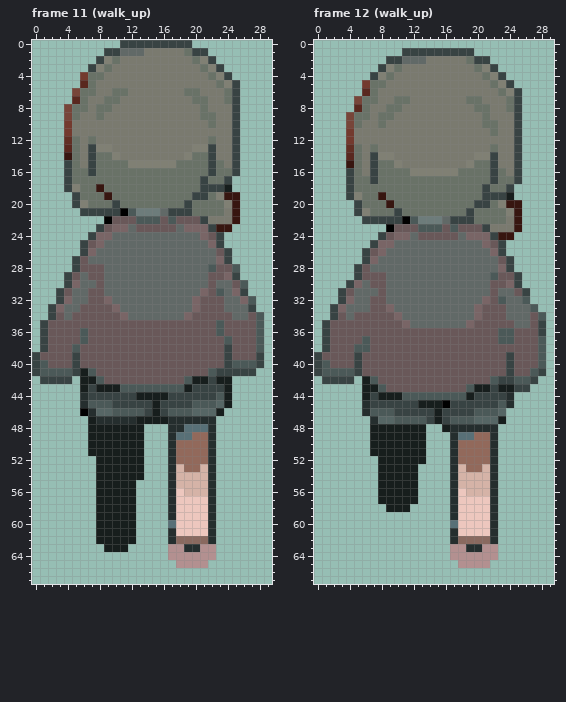
File history of a pixel-art file, Sprites/Player/player.aseprite. Above: the version before the commit.
30x68 pixels, 12 frames. Colours within 5 levels of each other are drawn and written as one. Shown: frame 11 (walk_up), frame 12 (walk_up). The commit also changed other frames, which this record leaves out.
And afterwards:
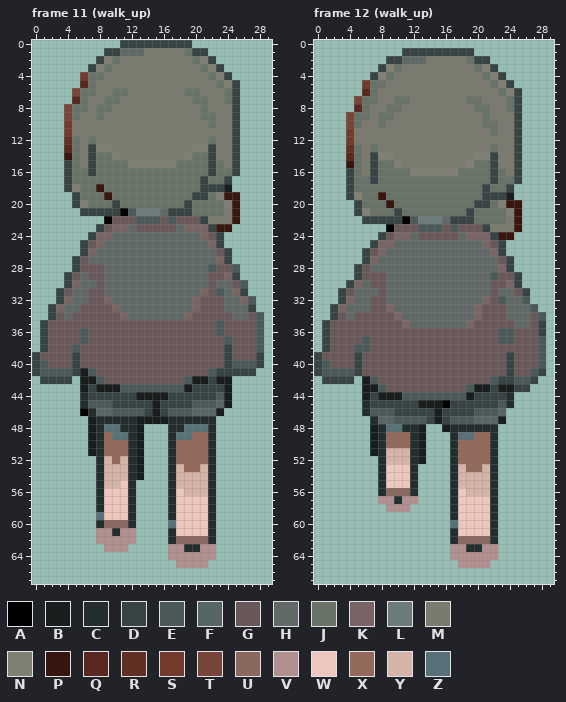
Palette (. is transparent): A #000000  B #171e1d  C #252e2e  D #384343  E #4b5958  F #566665  G #695859  H #616967  J #697267  K #796566  L #6d7c7b  M #7a7a6f  N #808074  P #371610  Q #59281f  R #612f24  S #733a2e  T #774539  U #89695f  V #b39090  W #edc7be  X #92695b  Y #d5b3a7  Z #587077
The edit:
{"where": "frame 11 (walk_up), layer \"Layer 1\""}
{"frame":11,"y":48,"x":8,"old":"BBBBB","new":"CZZCC"}
{"frame":11,"y":49,"x":8,"old":"BBBBB","new":"CXZZC"}
{"frame":11,"y":50,"x":8,"old":"BBBBB","new":"CXXXC"}
{"frame":11,"y":51,"x":8,"old":"BBBBB","new":"CXXXC"}
{"frame":11,"y":52,"x":8,"old":"BBBBB","new":"CYXYC"}
{"frame":11,"y":53,"x":8,"old":"BBBBB","new":"CYYYC"}
{"frame":11,"y":54,"x":8,"old":"BBBBB","new":"CYYYC"}
{"frame":11,"y":55,"x":8,"old":"BBBBB","new":"CYYWC"}
{"frame":11,"y":56,"x":8,"old":"BBBBB","new":"CWWWC"}
{"frame":11,"y":57,"x":8,"old":"BBBBB","new":"CWWWC"}
{"frame":11,"y":58,"x":8,"old":"BBBBB","new":"CWWWC"}
{"frame":11,"y":59,"x":8,"old":"BBBBB","new":"ZWWWC"}
{"frame":11,"y":60,"x":8,"old":"BBBBB","new":"CUUUC"}
{"frame":11,"y":61,"x":8,"old":"BBBBB","new":"VVCVV"}
{"frame":11,"y":62,"x":8,"old":"BBBBB","new":"VVVVV"}
{"frame":11,"y":63,"x":9,"old":"BBB","new":"VVV"}
{"where": "frame 12 (walk_up), layer \"Layer 1\""}
{"frame":12,"y":48,"x":8,"old":"BBBBB","new":"CZZCC"}
{"frame":12,"y":49,"x":8,"old":"BBBBB","new":"CXXXC"}
{"frame":12,"y":50,"x":8,"old":"BBBBB","new":"CXXXC"}
{"frame":12,"y":51,"x":8,"old":"BBBBB","new":"CYYYC"}
{"frame":12,"y":52,"x":8,"old":"BBBBB","new":"CYYYC"}
{"frame":12,"y":53,"x":8,"old":"BBBBB","new":"CWWWC"}
{"frame":12,"y":54,"x":8,"old":"BBBBB","new":"CWWWC"}
{"frame":12,"y":55,"x":8,"old":"BBBBB","new":"CWWWC"}
{"frame":12,"y":56,"x":8,"old":"BBBBB","new":"CUUUC"}
{"frame":12,"y":57,"x":8,"old":"BBBBB","new":"VVCVV"}
{"frame":12,"y":58,"x":9,"old":"BBB","new":"VVV"}
{"label":"changed","picture_box":[96,424,136,552]}
{"label":"changed","picture_box":[378,424,418,512]}
